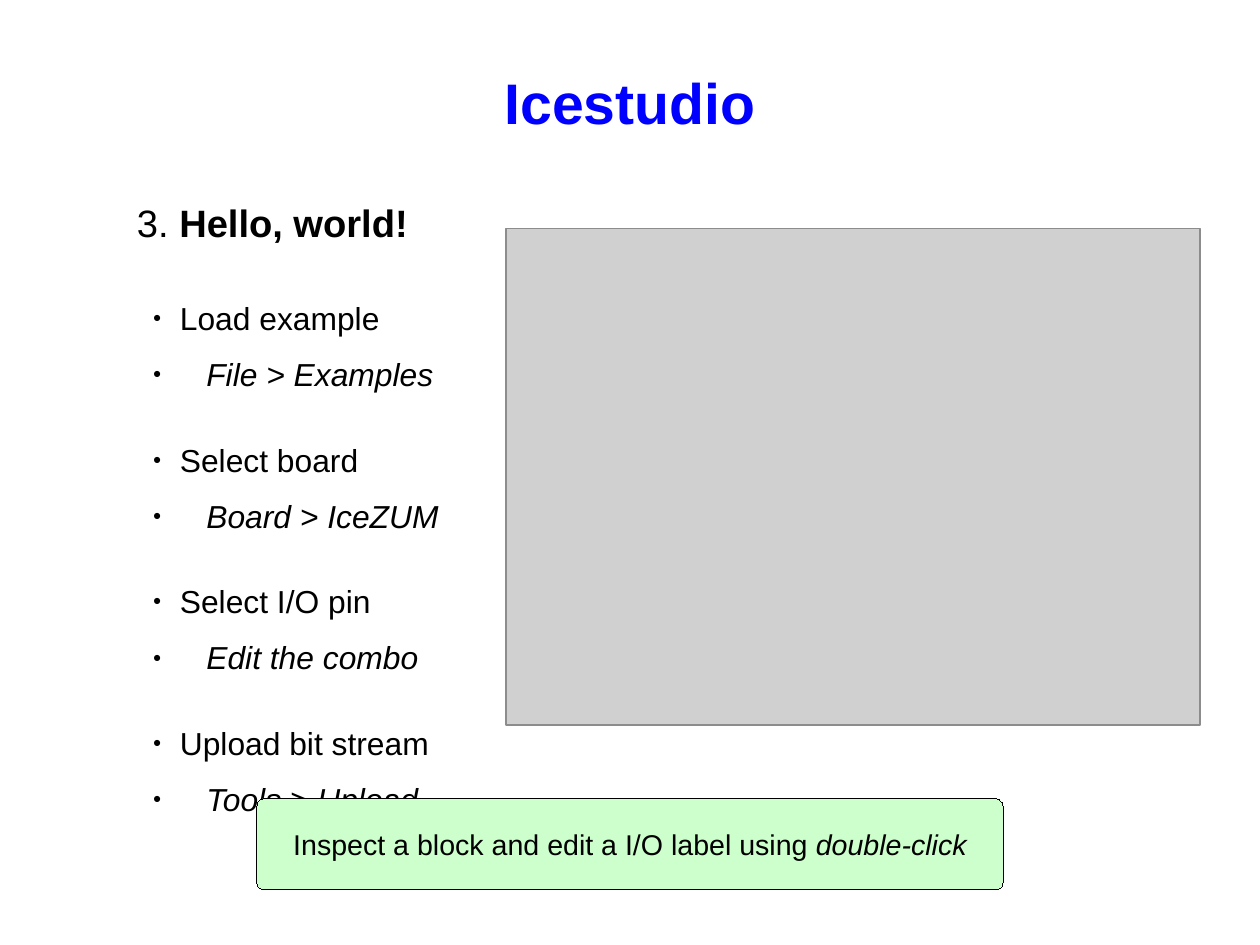
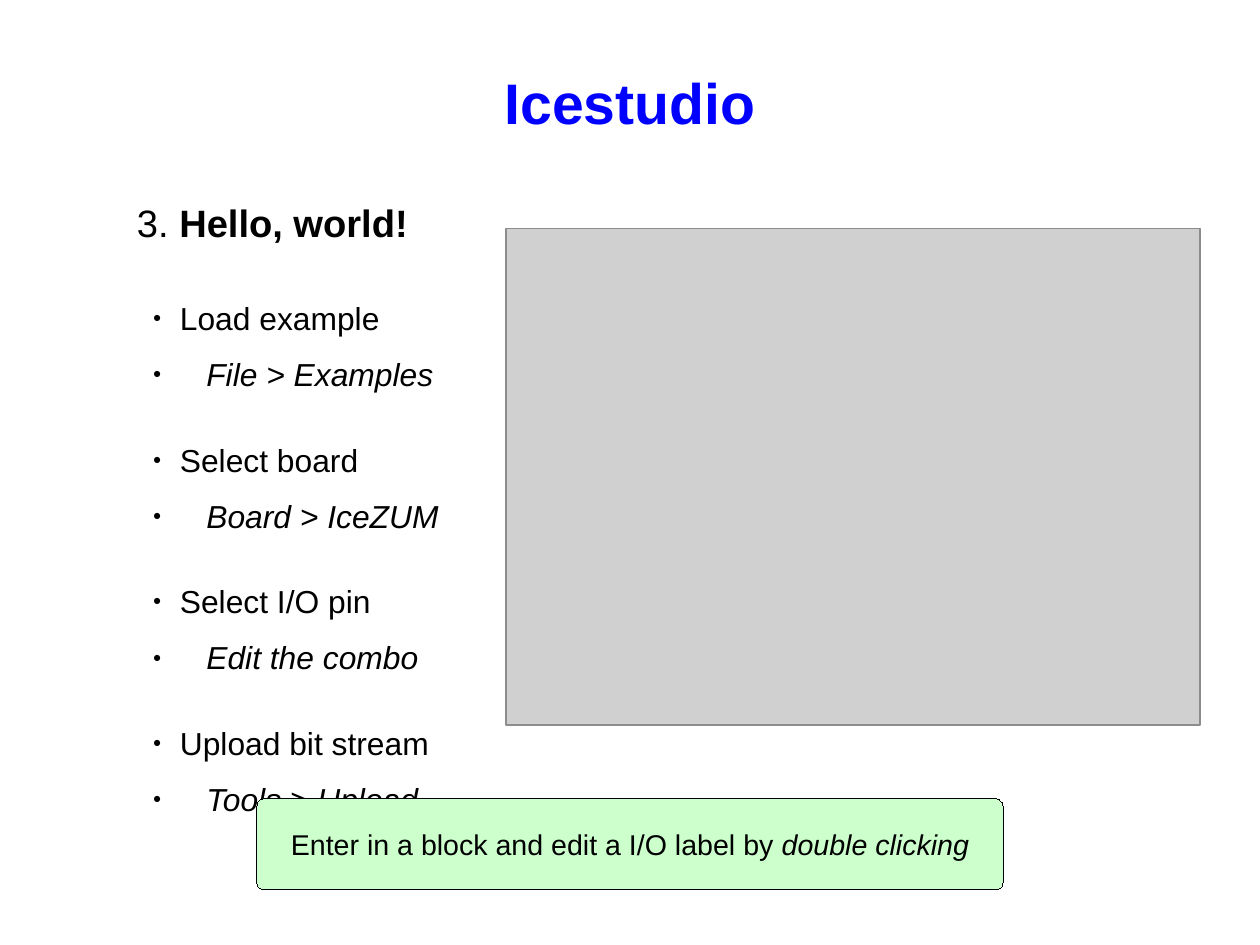
Before and after one commit to FPGAwars/workshops, a slide deck: slide 11 of 2016-11-05-OSHWDem16/presentation/slides.odp. Drawn at 1260x945 pixels with LibreOffice and Linux fonts; fonts in the diff are those of the drawing; grey boxes stand for pictures. Boxes give left, top, right and bottom in pixels: in the first picture for what was removed or moved away, otherwise in the second. Text is boxed around its words. In the diff, an @@ line names an element or a change of style, - is before the commit and + after.

```diff
--- a/2016-11-05-OSHWDem16/presentation/slides.odp
+++ b/2016-11-05-OSHWDem16/presentation/slides.odp
@@ text in rounded rectangle at (291,834,969,861): text changed @@
-Inspect a block and edit a I/O label using double-click
+Enter in a block and edit a I/O label by double clicking
```
Also in this commit, not shown: 14 other slides changed, 1 slide added, 1 other file.
